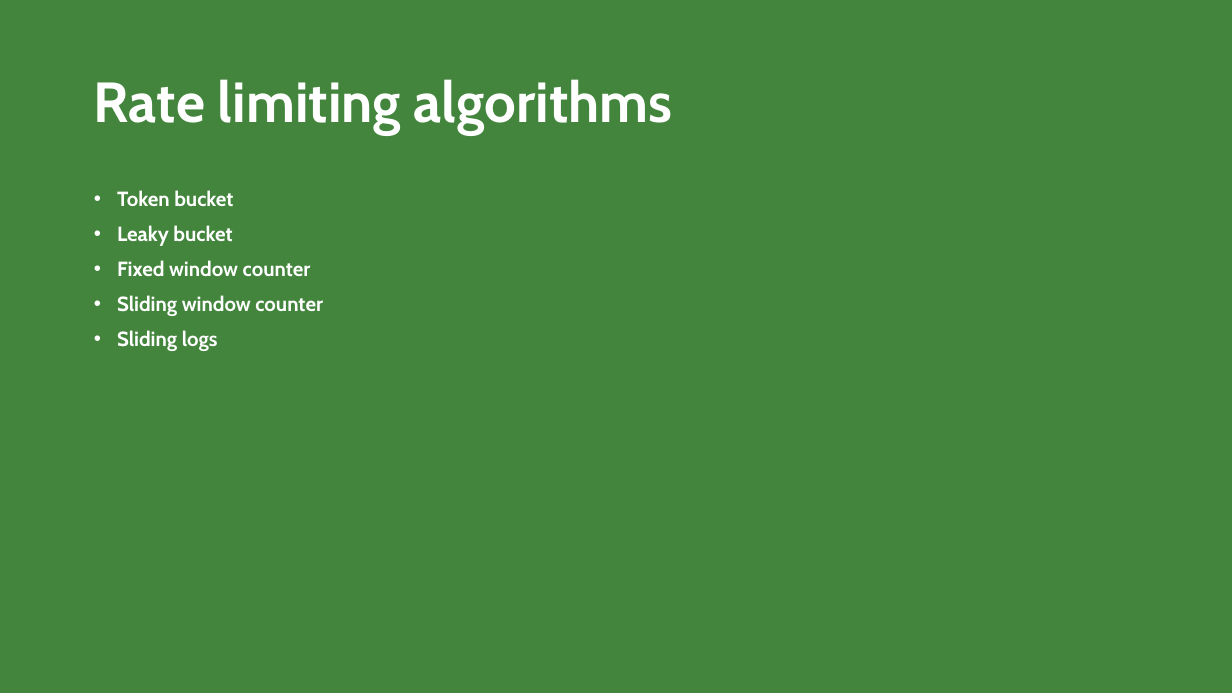
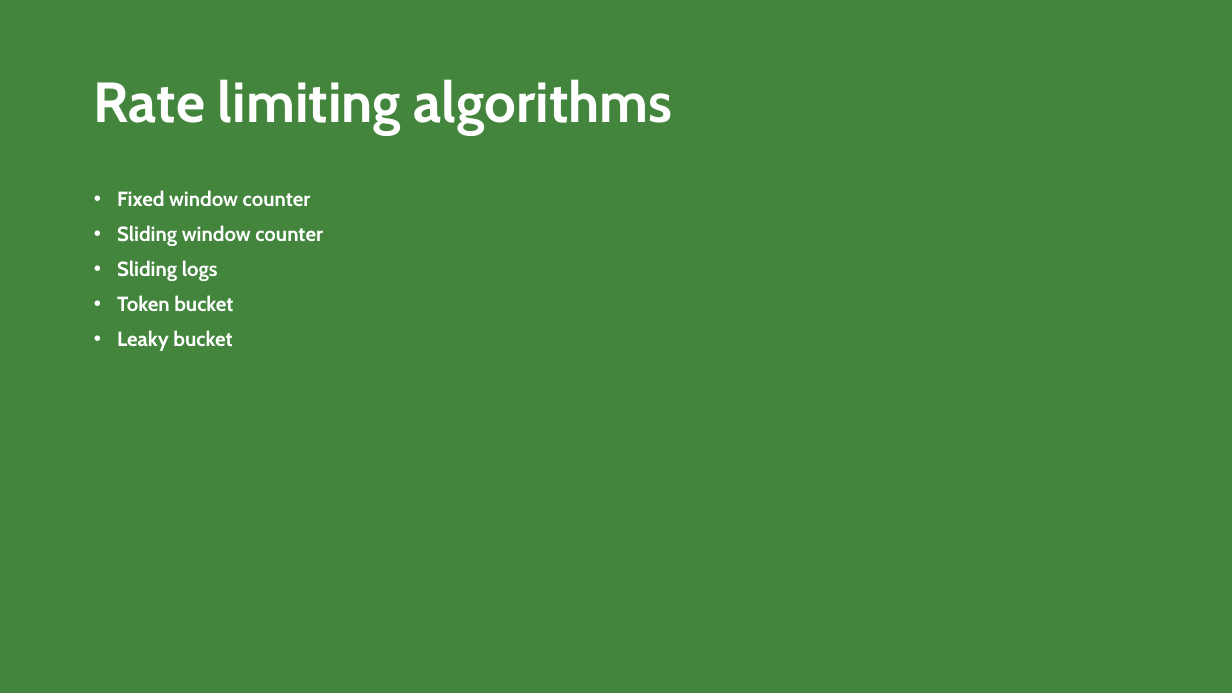
Before and after one commit to hamedhafezi/ppt, a slide deck: slide 5 of BK.pptx (slide 4 before the commit). Drawn at 1232x693 pixels with LibreOffice and Linux fonts; fonts in the diff are those of the drawing. Boxes give left, top, right and bottom in pixels: in the first picture for what was removed or moved away, otherwise in the second. Text is boxed around its words. In the diff, an @@ line names an element or a change of style, - is before the commit and + after.

```diff
--- a/BK.pptx
+++ b/BK.pptx
@@ text at (x1=117, y1=190, x2=233, y2=246): paragraphs removed @@
-• Token bucket
-• Leaky bucket
@@ text at (x1=117, y1=295, x2=233, y2=351): paragraphs added @@
+• Token bucket
+• Leaky bucket
```
Also in this commit, not shown: 4 other slides changed, 6 slides added.
